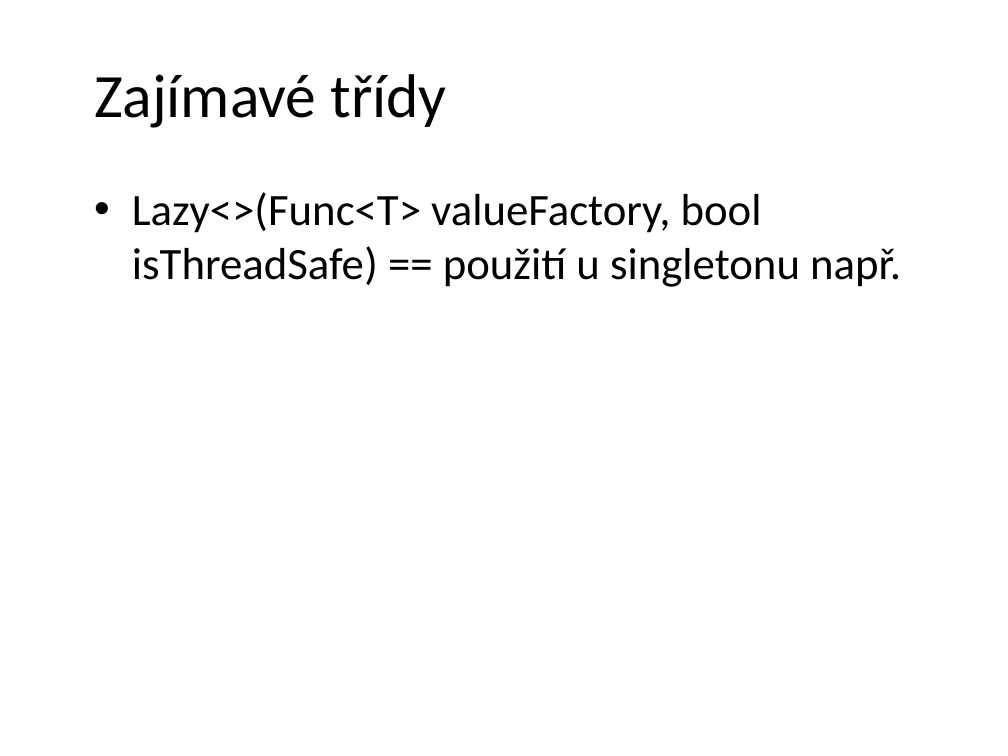
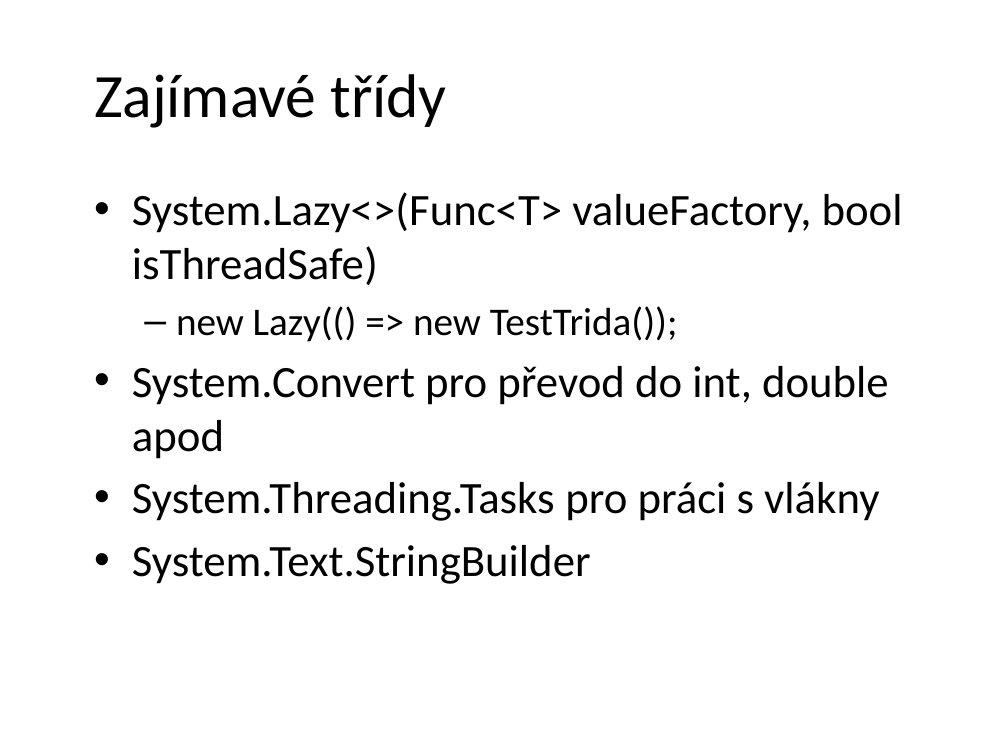
Before and after one commit to petrbalat/Skoleni-Csharp-NET, a slide deck: slide 26 of prezentace.pptx. Drawn at 1008x756 pixels with LibreOffice and Linux fonts; fonts in the diff are those of the drawing; background and template pictures are left out. Boxes give left, top, right and bottom in pixels: in the first picture for what was removed or moved away, otherwise in the second. Text is boxed around its words. In the diff, an @@ line names an element or a change of style, - is before the commit and + after.

```diff
--- a/prezentace.pptx
+++ b/prezentace.pptx
@@ text at (132,192,903,584): text changed @@
-• Lazy<>(Func<T> valueFactory, bool isThreadSafe) == použití u singletonu např.
+• System.Lazy<>(Func<T> valueFactory, bool isThreadSafe)
+  – new Lazy(() => new TestTrida());
+• System.Convert pro převod do int, double apod
+• System.Threading.Tasks pro práci s vlákny
+• System.Text.StringBuilder
```
Also in this commit, not shown: 1 other file.
